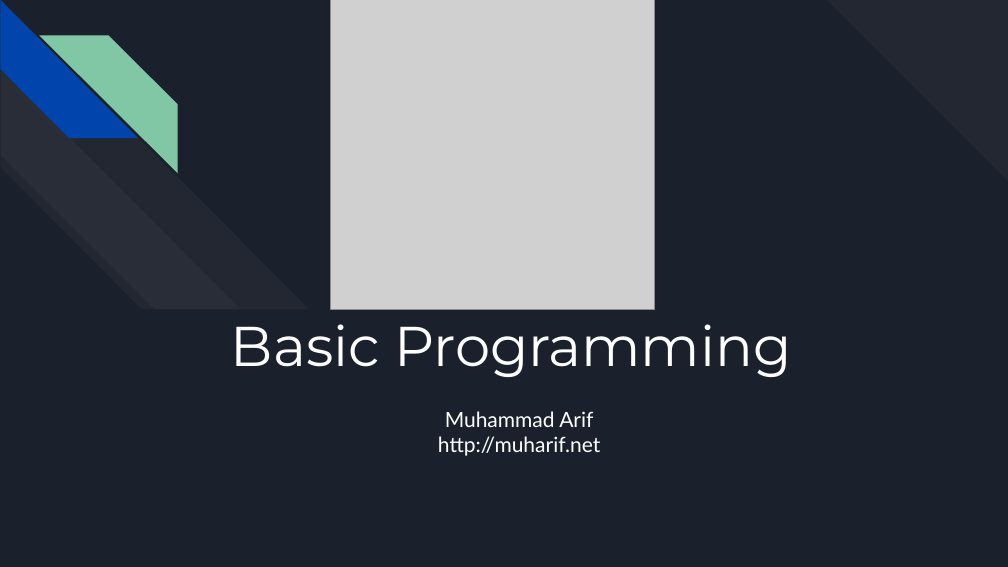
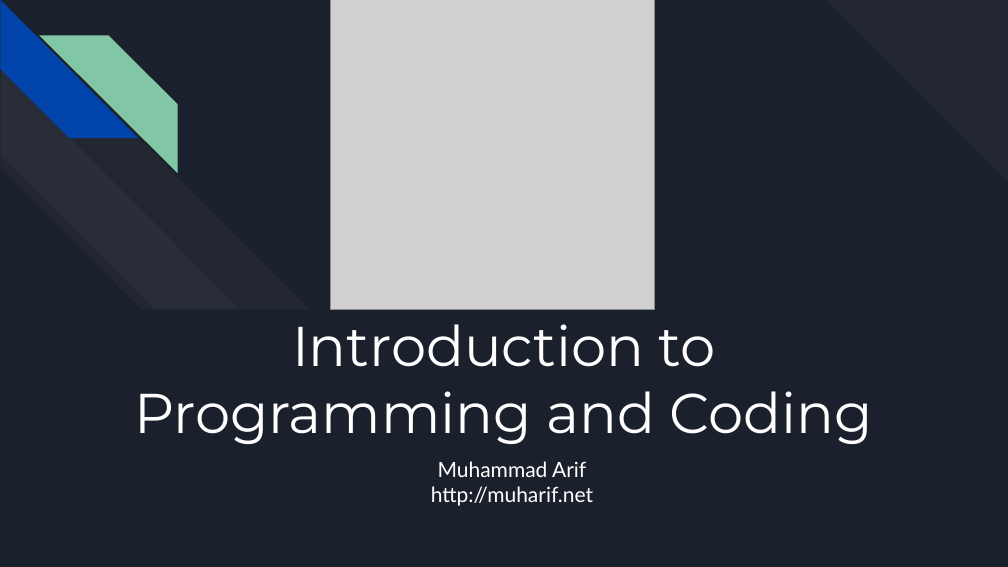
Before and after one commit to muharif/MicrobiomeKCL2020, a slide deck: slide 1 of BasicProgramming and Intro to R (KCL).pptx. Drawn at 1008x567 pixels with LibreOffice and Linux fonts; fonts in the diff are those of the drawing; grey boxes stand for pictures. Boxes give left, top, right and bottom in pixels: in the first picture for what was removed or moved away, otherwise in the second. Text is boxed around its words. In the diff, an @@ line names an element or a change of style, - is before the commit and + after.

```diff
--- a/BasicProgramming and Intro to R (KCL).pptx
+++ b/BasicProgramming and Intro to R (KCL).pptx
@@ title at bbox=[135, 324, 873, 444]: text changed @@
-Basic Programming
+Introduction to
+Programming and Coding
@@ subtitle "Muhammad Arif": place and size @@
-subtitle "Muhammad Arif" at bbox=[438, 411, 600, 456]
+subtitle "Muhammad Arif" at bbox=[431, 461, 593, 506]
```
